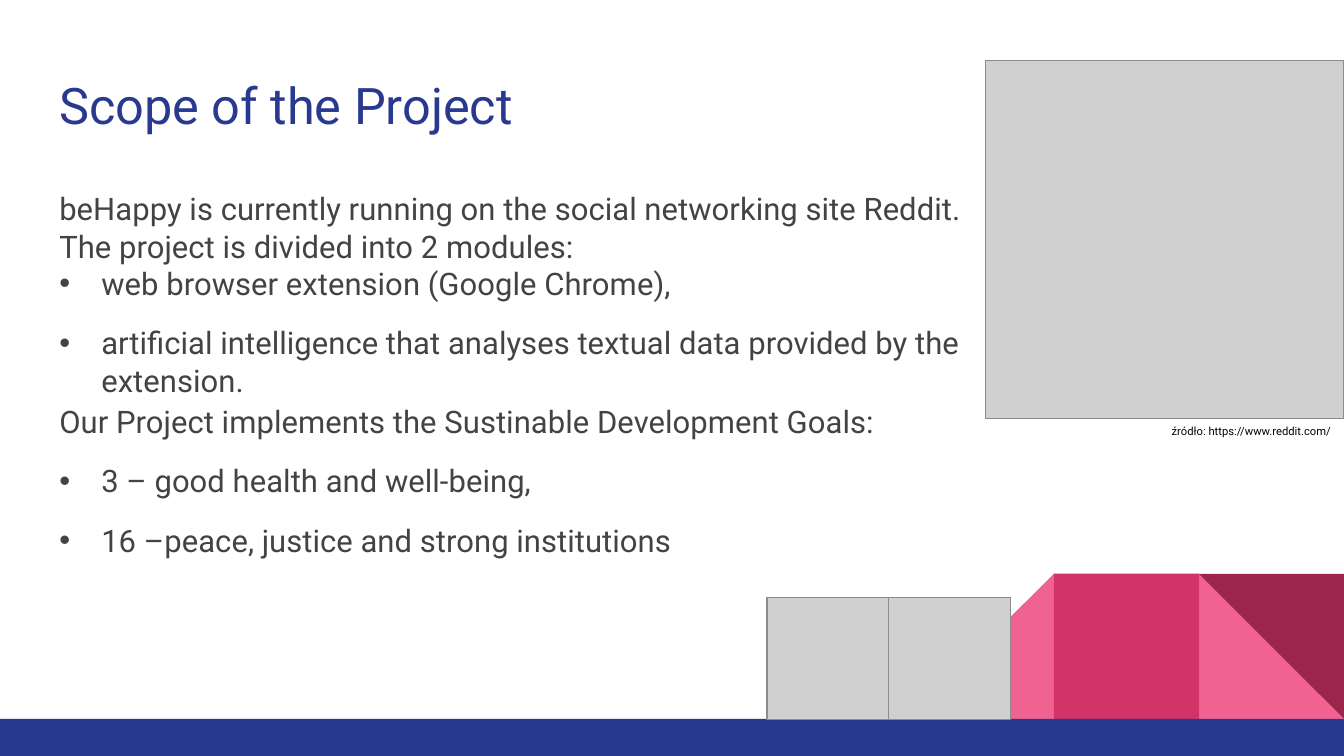
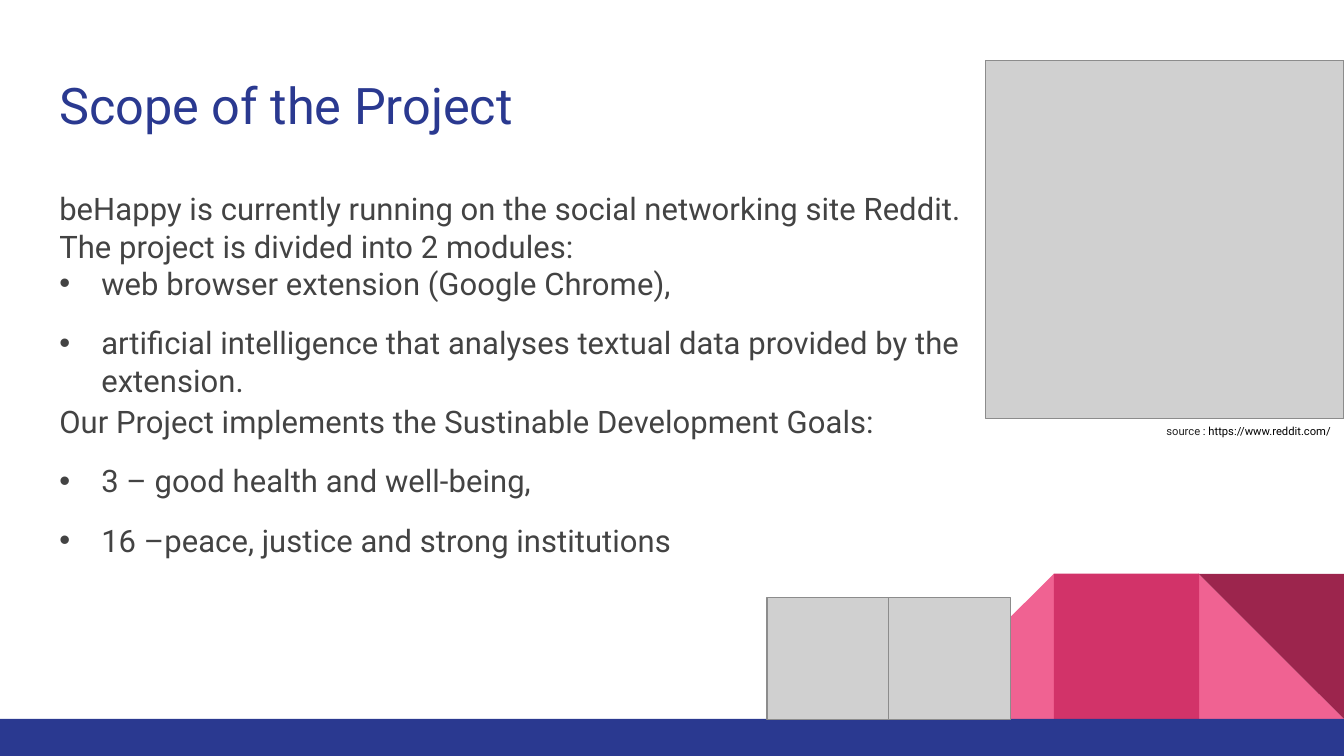
Before and after one commit to Jakub-S-K/beHappy-Ai4Youth, a slide deck: slide 5 of beHappy in English.pptx. Drawn at 1344x756 pixels with LibreOffice and Linux fonts; fonts in the diff are those of the drawing; grey boxes stand for pictures. Boxes give left, top, right and bottom in pixels: in the first picture for what was removed or moved away, otherwise in the second. Text is boxed around its words. In the diff, an @@ line names an element or a change of style, - is before the commit and + after.

```diff
--- a/beHappy in English.pptx
+++ b/beHappy in English.pptx
@@ text at [1166, 426, 1330, 437]: text changed @@
-źródło: https://www.reddit.com/
+source : https://www.reddit.com/
```
Also in this commit, not shown: 6 other slides changed, 1 slide added, 1 slide removed, 1 other file.
